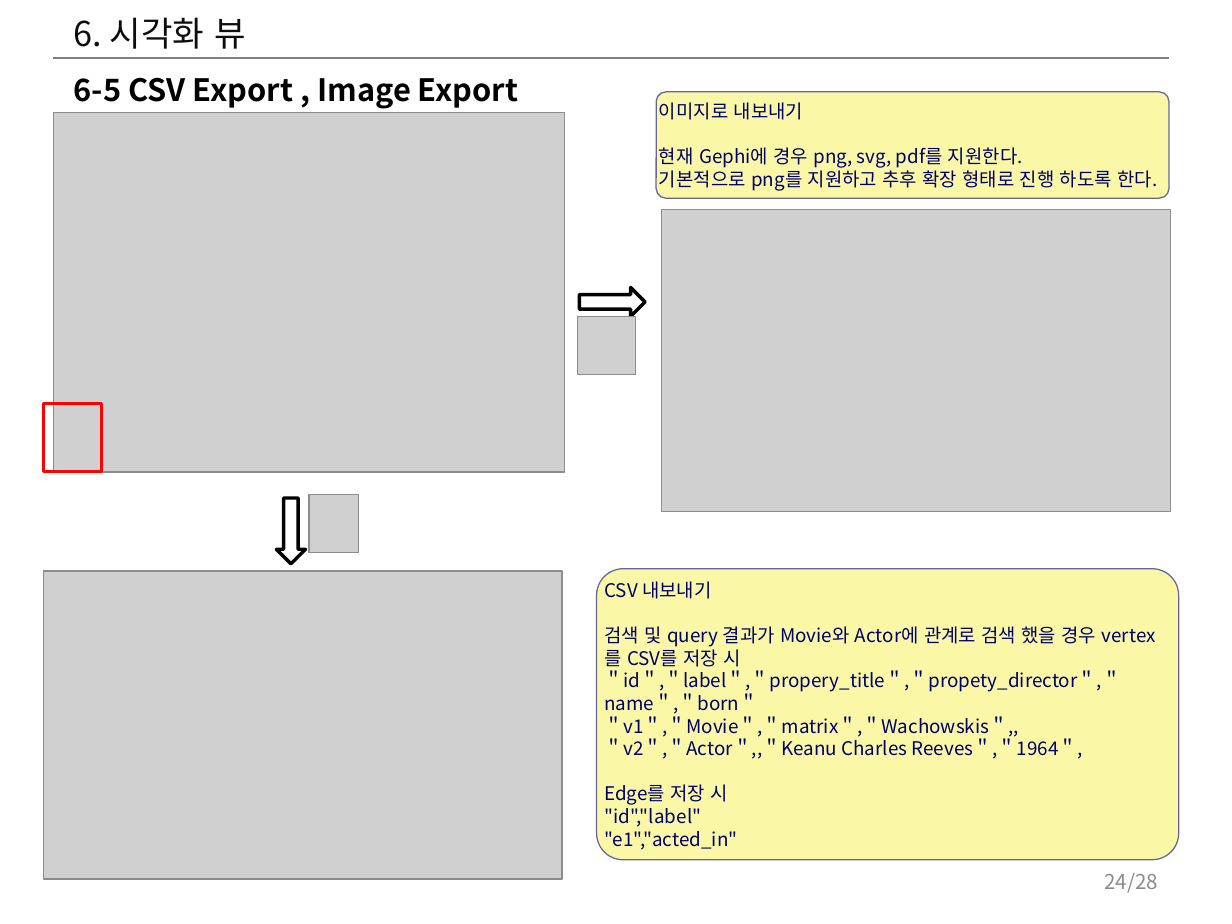
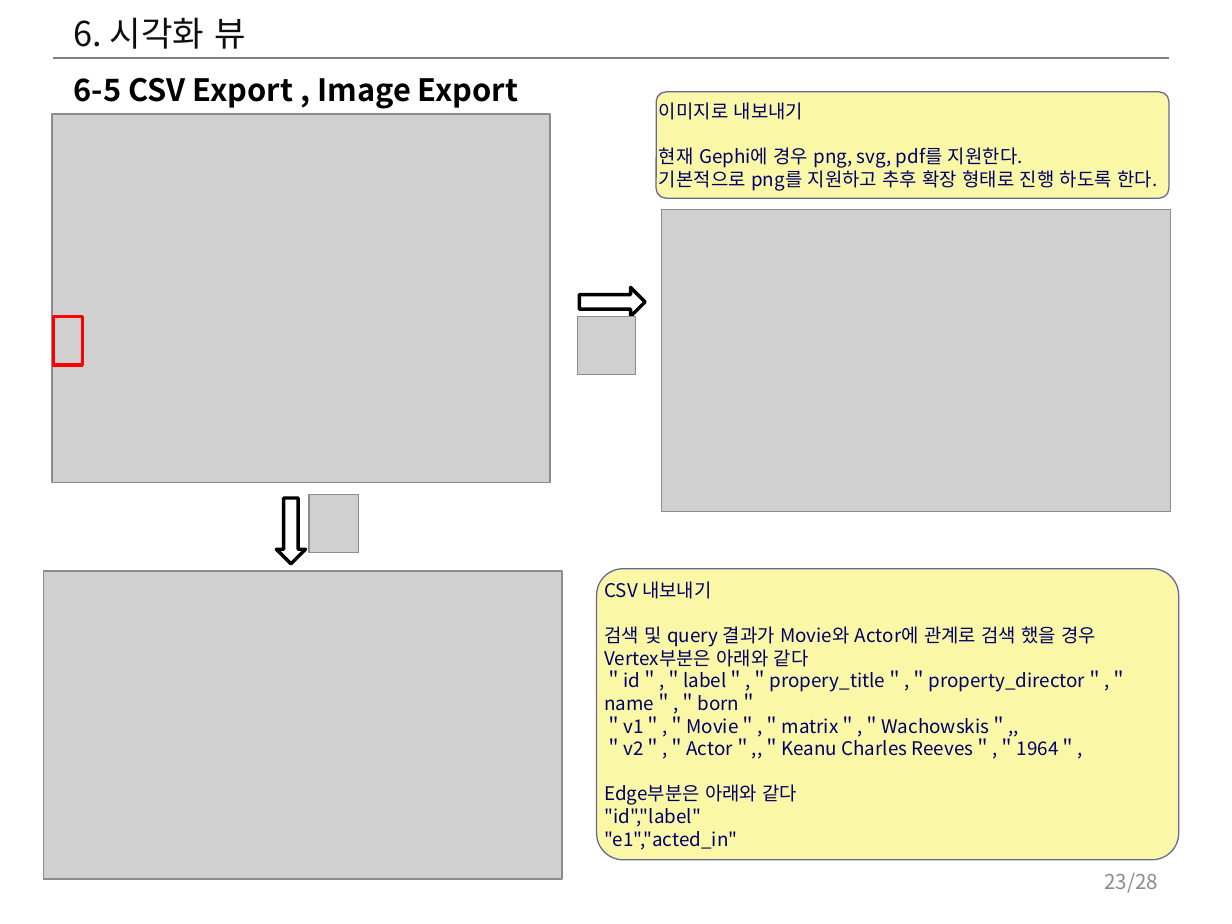
Before and after one commit to postech-dblab-iitp/visual-tool, a slide deck: slide 23 of ViT_docs/시각화도구_UI_UX_기획서.pptx (slide 24 before the commit). Drawn at 1232x924 pixels with LibreOffice and Linux fonts; fonts in the diff are those of the drawing; grey boxes stand for pictures. Boxes give left, top, right and bottom in pixels: in the first picture for what was removed or moved away, otherwise in the second. Text is boxed around its words. In the diff, an @@ line names an element or a change of style, - is before the commit and + after.

```diff
--- a/ViT_docs/시각화도구_UI_UX_기획서.pptx
+++ b/ViT_docs/시각화도구_UI_UX_기획서.pptx
@@ picture resized from (x1=53, y1=113, x2=564, y2=473) to (x1=52, y1=115, x2=549, y2=483) @@
@@ rectangle resized from (x1=43, y1=404, x2=101, y2=472) to (x1=53, y1=317, x2=83, y2=365) @@
@@ text in rounded rectangle at (x1=604, y1=626, x2=1128, y2=714): text changed @@
-검색 및 query 결과가 Movie와 Actor에 관계로 검색 했을 경우 vertex를 CSV를 저장 시
-＂id＂,＂label＂,＂propery_title＂,＂propety_director＂,＂name＂,＂born＂
+검색 및 query 결과가 Movie와 Actor에 관계로 검색 했을 경우
+Vertex부분은 아래와 같다
+＂id＂,＂label＂,＂propery_title＂,＂property_director＂,＂name＂,＂born＂
@@ text in rounded rectangle at (x1=604, y1=784, x2=797, y2=805): text changed @@
-Edge를 저장 시
+Edge부분은 아래와 같다
@@ page number at (x1=1104, y1=873, x2=1158, y2=893): text changed @@
-24/28
+23/28
```
Also in this commit, not shown: 20 other slides changed, 1 slide added.
